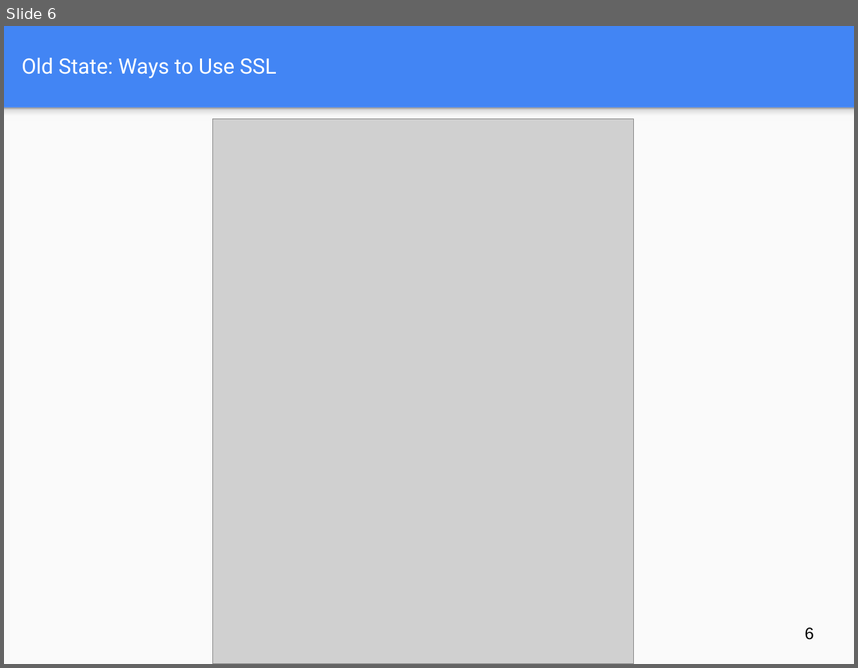
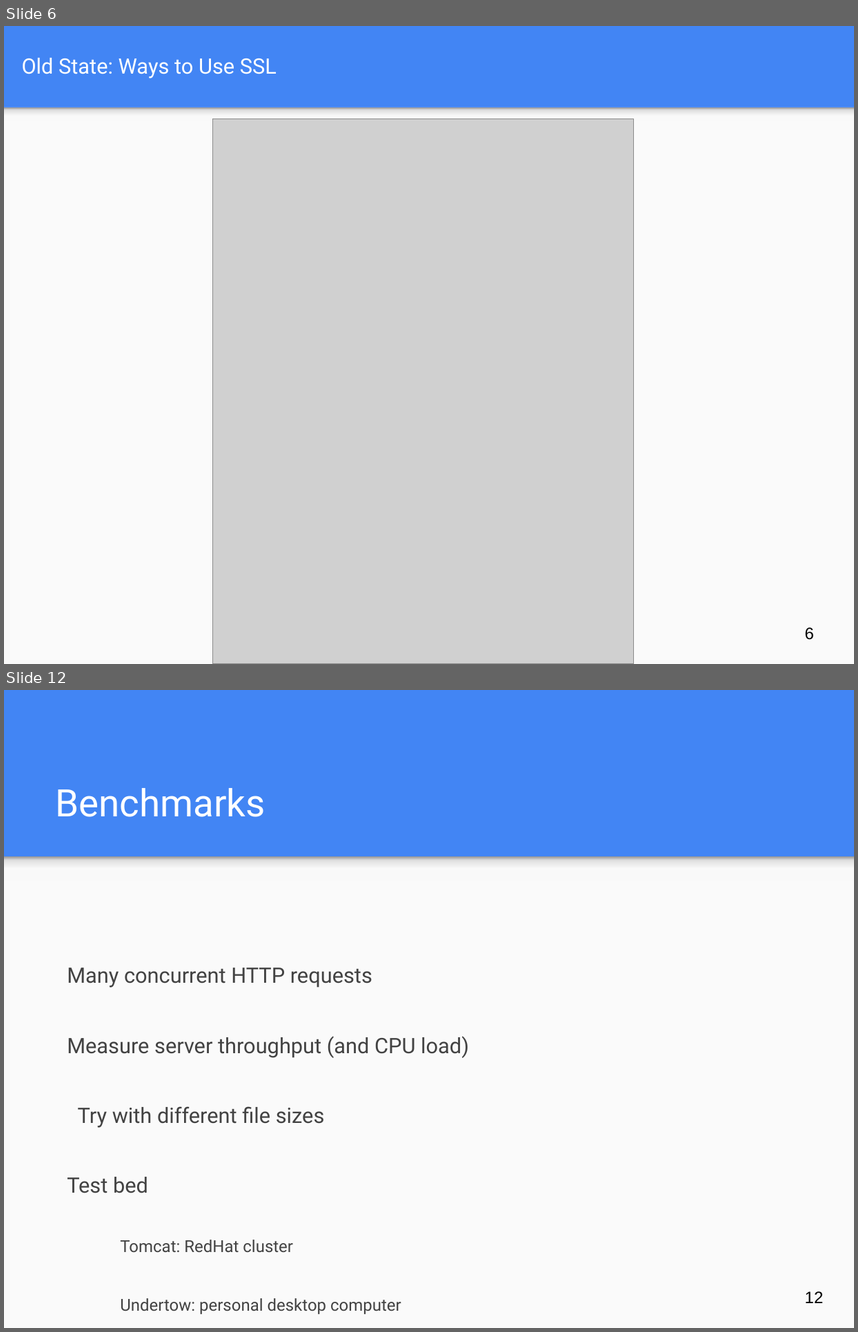
Before and after one commit to jocelynthode/tomcat-native2-doc, a slide deck: final-pres/final_workshop_pres.pptx. Shown one above the other, each under a label of ours: slide 6 before the commit, slides 6 and 12 after it; the slides between them are not shown. The pictures are 858x668 and 858x1332 pixels, drawn with LibreOffice and Linux fonts; fonts in the diff are those of the drawing; grey boxes stand for pictures. Boxes give left, top, right and bottom in pixels: in the first picture for what was removed or moved away, otherwise in the second. Text is boxed around its words. In the diff, an @@ line names an element or a change of style, - is before the commit and + after.

```diff
--- a/final-pres/final_workshop_pres.pptx
+++ b/final-pres/final_workshop_pres.pptx
@@ slide 12 added at bbox=[4, 690, 854, 1328], background #4285F4 @@
@@ title added at bbox=[55, 788, 265, 817], 32 pt, text #FFFFFF @@
+Benchmarks
@@ rectangle added at bbox=[4, 876, 854, 1328], fill #FAFAFA @@
@@ rectangle added at bbox=[4, 856, 854, 881], fill gradient #F9F9F9 to #DEDEDE to #999999 @@
@@ rectangle added at bbox=[4, 856, 854, 876], fill gradient #F9F9F9 to #DEDEDE to #999999 @@
@@ text added at bbox=[67, 967, 469, 1314], 18 pt, text #424242 @@
+Many concurrent HTTP requests
+Measure server throughput (and CPU load)
+Try with different file sizes
+Test bed
+  Tomcat: RedHat cluster
+  Undertow: personal desktop computer
@@ page number added at bbox=[805, 1291, 824, 1303], 14 pt, text #000000 @@
+12
```
Also in this commit, not shown: 8 slides changed, 1 other slide added, 1 slide removed, 1 other file.
